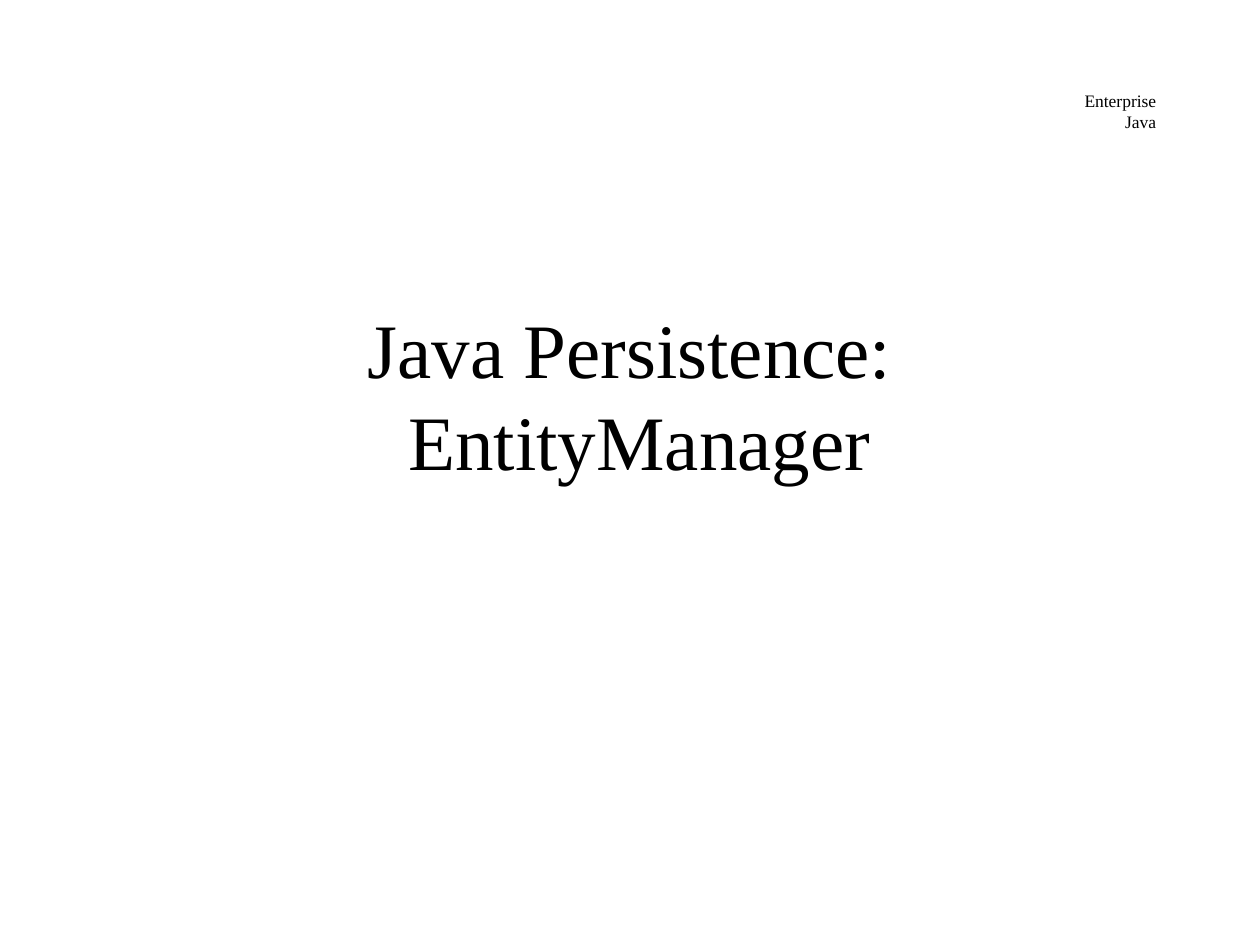
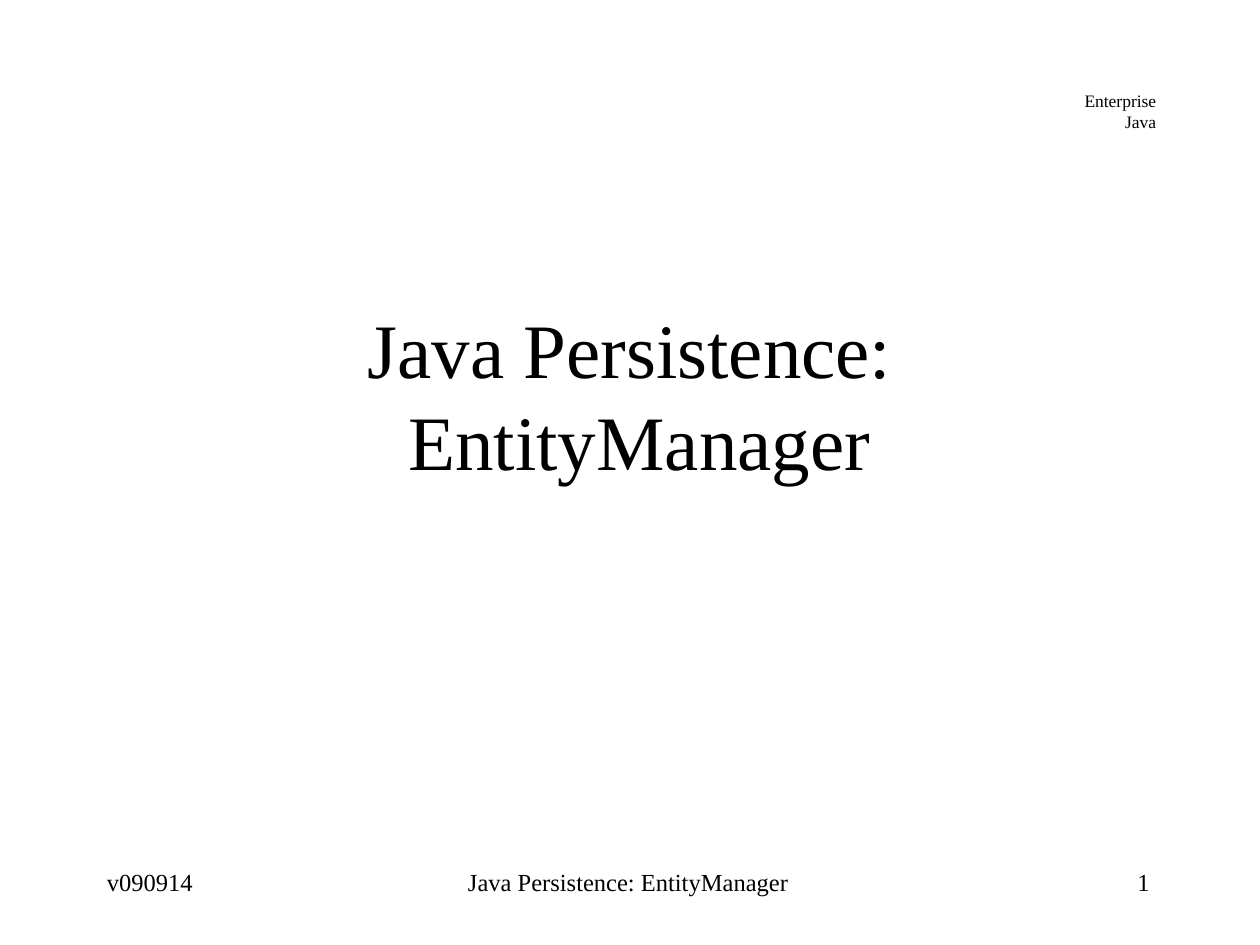
Before and after one commit to jcstaff/ejava-javaee, a slide deck: slide 1 of jpaDAO/src/site/resources/lectures/entityMgr.ppt. Drawn at 1260x945 pixels with LibreOffice and Linux fonts; fonts in the diff are those of the drawing. Boxes give left, top, right and bottom in pixels: in the first picture for what was removed or moved away, otherwise in the second. Text is boxed around its words. In the diff, an @@ line names an element or a change of style, - is before the commit and + after.

```diff
--- a/jpaDAO/src/site/resources/lectures/entityMgr.ppt
+++ b/jpaDAO/src/site/resources/lectures/entityMgr.ppt
@@ text added at (x1=107, y1=874, x2=193, y2=892), 14 pt, text #000000 @@
+v090914
@@ text added at (x1=468, y1=875, x2=788, y2=897), 14 pt, text #000000 @@
+Java Persistence: EntityManager
@@ page number added at (x1=1137, y1=875, x2=1149, y2=891), 14 pt, text #000000 @@
+1
```
Also in this commit, not shown: 50 other slides changed, 1 other file.
